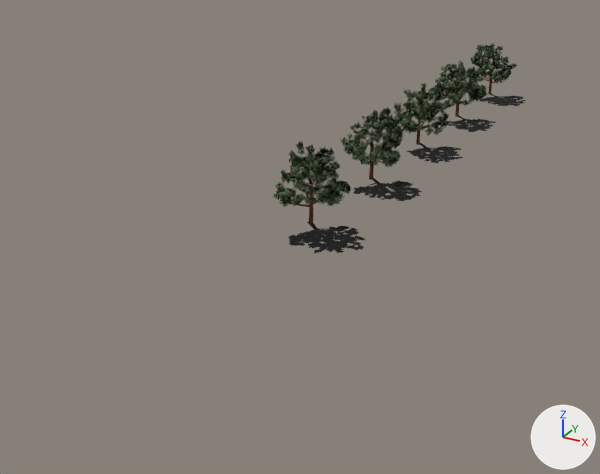
The glTF model scenery/models/treelineNS.glb as it was, and as the next commit left it.
One viewpoint serves both versions: a 50 mm lens placed at (60.5, -213.2, 53.6), pointed at (-6.5, -91.5, -7.3). The lights are fixed; the arrows at lower right show +X, +Y and +Z. Where no turn or scale is listed for an object, it has been applied to the vertices.

The first picture shows 'tree0', 'tree1', 'tree2', 'tree3', 'tree4'.
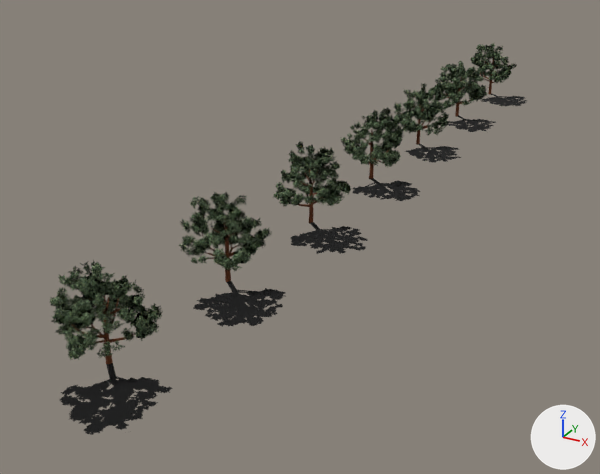
Location of each change, [x1, y1, x2, y2] in pixels of the pictures (600 x 474 px):
'tree6', added: after [49, 261, 173, 435]
    faces in mat_mat_leaves (picture img_sampleleaves_1): [49, 261, 163, 360]
    faces in mat_mat_shad1 (picture img_tree_shadow1): [60, 363, 173, 435]
    faces in mat_col_trunk (brown #5c2d0d): [69, 296, 135, 364]
'tree5', added: after [179, 191, 286, 327]
    faces in mat_mat_leaves (picture img_sampleleaves_1): [179, 191, 272, 271]
    faces in mat_mat_shad0 (picture img_tree_shadow0): [193, 281, 286, 327]
    faces in mat_col_trunk (brown #5c2d0d): [202, 219, 240, 282]

What the commit changed:
Mesh me_msh_tree5 is new.
It has 2975 vertices, 2389 faces and spans x -6.4..15.5, y -14.6..7.4, z 0.0..13.9.
Faces by material slot: [1716, 671, 2].
It uses material mat_mat_leaves (picture img_sampleleaves_1).
It uses material mat_col_trunk (brown #5c2d0d).
It uses material mat_mat_shad0 (picture img_tree_shadow0).
Object 'tree6' (ob_tree6) is new; it shows a copy of the mesh of ob_tree1.
Its location is (0.0, -150.0, 0.0).
Object 'tree5' (ob_tree5) is new; it shows me_msh_tree5.
Its location is (0.0, -125.0, 0.0).
